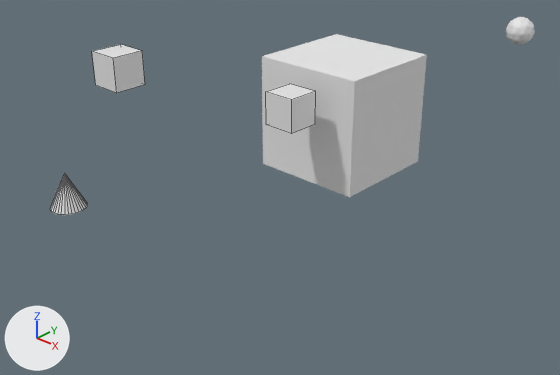
A saved change to the Blender file blender/box_mac.blend.
Rendered twice from a camera (50 mm lens) standing at (28.9, -36.9, 17.2) and looking at (-1.6, -4.1, -4.5). Lighting does not change. The marker at lower left points along +X, +Y and +Z. Mesh edges are drawn as thin lines on the coarser meshes.

The scene before the commit, as lines of its bpy script (objects in view):
```python
me_cube_001 = bpy.data.meshes.new('Cube.001')
me_cube_001.from_pydata(...)  # a box spanning x -1.0..1.0, y -1.0..1.0, z -1.0..1.0
me_cube_002 = bpy.data.meshes.new('Cube.002')
me_cube_002.from_pydata(...)  # a box spanning x -1.0..1.0, y -1.0..1.0, z -1.0..1.0
me_icosphere = bpy.data.meshes.new('Icosphere')
me_icosphere.from_pydata(...)  # 642 vertices, 1280 faces; spans x -0.96..0.96, y -1.0..1.0, z -1.0..1.0
ob_cube_001 = bpy.data.objects.new('Cube.001', me_cube_001)
ob_cube_001.location = (-6.96, -11.83, 4.0)
ob_cube_002 = bpy.data.objects.new('Cube.002', me_cube_002)
ob_cube_002.location = (0.78, -5.78, 1.9)
ob_icosphere = bpy.data.objects.new('Icosphere', me_icosphere)
ob_icosphere.location = (4.04, 15.0, 3.03)
# also in view: 'Cube' at (0.0, 0.0, 0.0); 'Cone' at (-5.7, -16.9, -1.5)
```
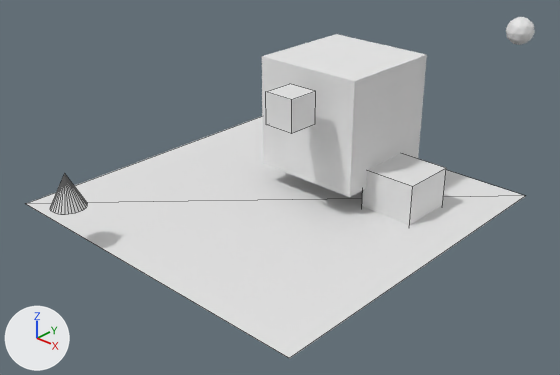
Boxes (x1, y1, x2, y2) around the edits, measured in the pictures (560 x 375 px):
'Plane', added: after (26, 116, 525, 358)
'Cube.001', moved, rescaled: before (92, 44, 145, 93); after (362, 153, 446, 225)

The change, as a list of edits to the scene's bpy script:
```text
Add me_plane:
    me_plane.from_pydata([(1.0, 1.0, 0.0), (1.0, -1.0, 0.0), (-1.0, -1.0, 0.0), (-1.0, 1.0, 0.0)], [], [(0, 3, 2), (0, 2, 1)])
Change ob_cube_001:
    ob_cube_001.location: (-6.96, -11.83, 4.0) -> (5.13, -0.19, -4.18)
    ob_cube_001.scale: (1.0, 1.0, 1.0) -> (1.79, 1.79, 1.79)
Add ob_plane:
    ob_plane = bpy.data.objects.new('Plane', me_plane)
    ob_plane.location = (-1.07, -4.86, -4.93)
    ob_plane.scale = (11.2, 11.2, 11.2)
```
